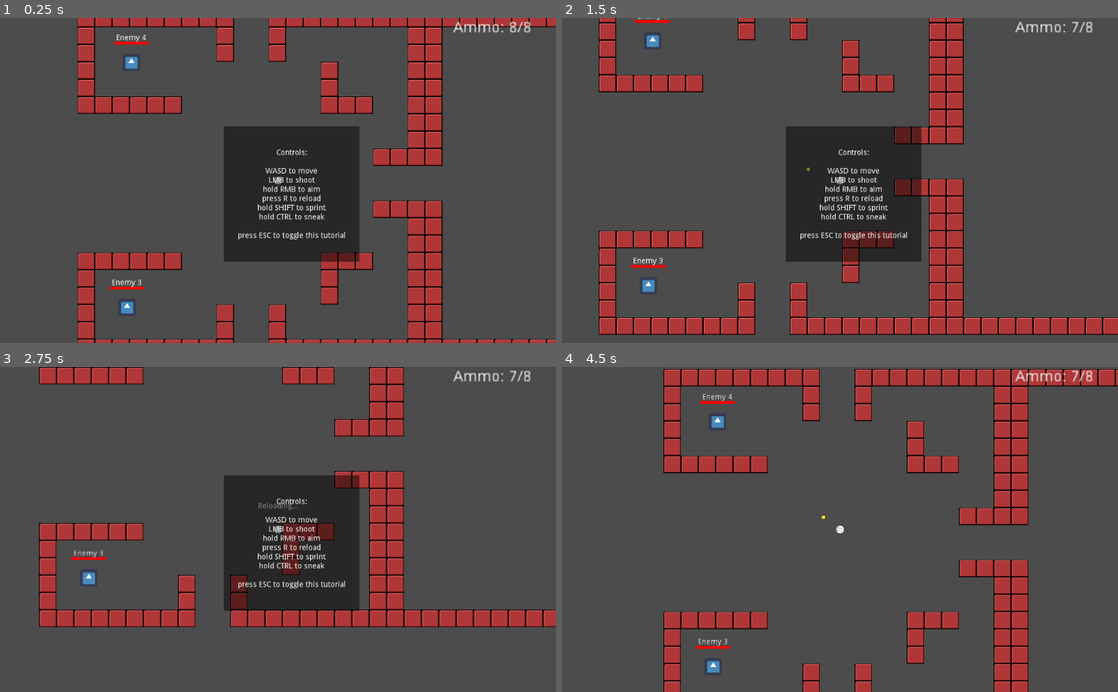
Above: before the commit, frames 1-4 (two rows, left to right).
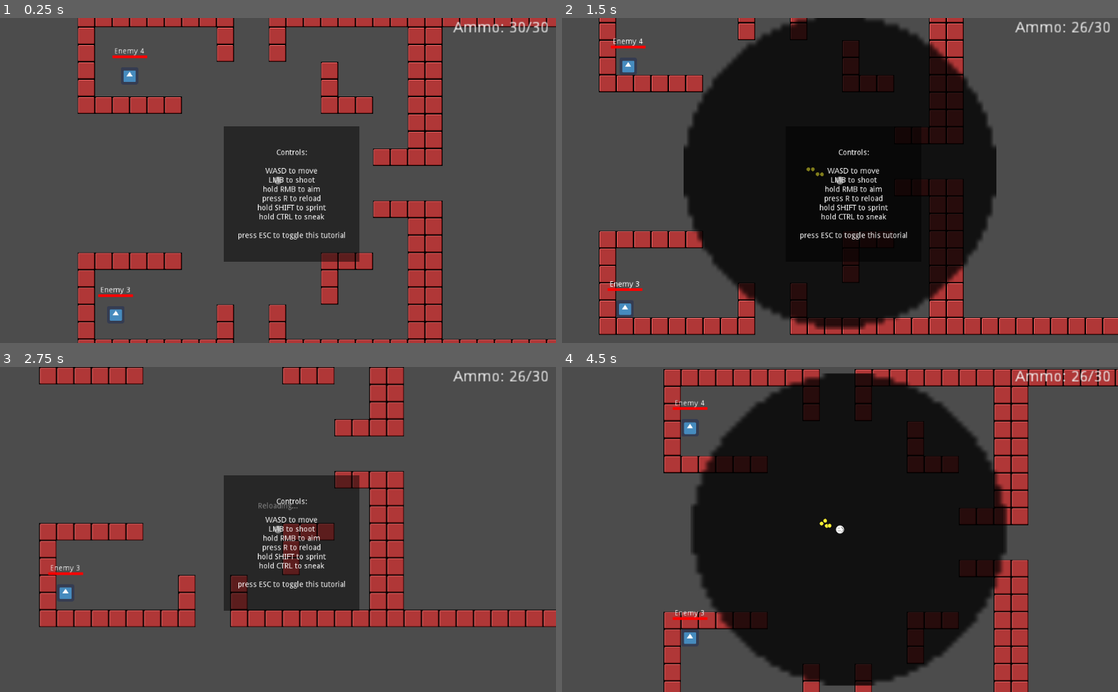
Above: after the commit, the same moments.

Repository: Rallas/4392-001TeamC
Game: Godot game, scene res://Scenes/DefaultScene.tscn
Two runs of this game, one before a commit and one after it. Both use one fixed random seed, a clock stepped at 60 frames per second and the inputs below. The engine's default icon, where the game draws it, is replaced by a stand-in: a white triangle on a blue panel in a dark square.
Inputs (mouse positions are in pixels of both pictures, inside the frame that each line leads up to):
- Up to frame 1 (0.25 s): no input
- Up to frame 2 (1.5 s): tap R (reload) at 0.5, 1.25 s; move the mouse to (962, 164) at 0.52 s; hold D (move_right) 0.53-1.28 s; hold Right mouse button (aim) 0.53-1.28 s; move the mouse to (728, 196) at 1.27 s; hold S (move_down) from 1.28 s (still down); click (728, 196) at 1.35 s
- Up to frame 3 (2.75 s): tap R (reload) at 2 s; move the mouse to (333, 458) at 2.02 s; release S (move_down) at 2.03 s; hold D (move_right) from 2.03 s (still down); hold Ctrl (sneak) from 2.03 s (still down)
- Up to frame 4 (4.5 s): tap R (reload) at 2.75 s; move the mouse to (812, 594) at 2.77 s; release D (move_right) at 2.78 s; release Ctrl (sneak) at 2.78 s; hold W (move_up) 2.78-3.53 s; tap Shift (sprint) at 2.85 s; move the mouse to (1006, 578) at 3.52 s; hold Right mouse button (aim) 3.53-4.28 s; hold A (move_left) from 3.53 s (still down); move the mouse to (673, 480) at 4.27 s; click (673, 480) at 4.35 s

The runs differ from the first frame. In frame 1, 0.9% of the frame differs, in the area x 17-99%, y 1-94%; in frame 2, 42%; in frame 3, 0.5%; in frame 4, 43%, in the area x 19-99%, y 1-99%.

Commit message:
Improved enemy AI, added basics for enemy attacking player

Diff:
--- a/4392_TeamC_Prototype/Scenes/DefaultScene.tscn
+++ b/4392_TeamC_Prototype/Scenes/DefaultScene.tscn
@@ -81,13 +81,11 @@
 [node name="NoiseController" type="Node2D" parent="."]
 script = ExtResource( 8 )
 
-[node name="Player" parent="." instance=ExtResource( 1 )]
+[node name="Player" parent="." groups=["Player"] instance=ExtResource( 1 )]
 scale = Vector2( 0.5, 0.5 )
 
 [node name="DefaultWeapon" parent="Player" instance=ExtResource( 4 )]
 scale = Vector2( 2, 2 )
-fireRate = 30
-fullAuto = false
-magSize = 8
+fireRate = 10
 
 [connection signal="updateAmmo" from="Player/DefaultWeapon" to="UI Container/AmmoLabel" method="_on_DefaultWeapon_updateAmmo"]
--- a/4392_TeamC_Prototype/Scenes/Enemy.tscn
+++ b/4392_TeamC_Prototype/Scenes/Enemy.tscn
@@ -12,6 +12,8 @@
 
 [sub_resource type="StyleBoxFlat" id=3]
 bg_color = Color( 0.372549, 0.372549, 0.372549, 1 )
+
+[sub_resource type="CircleShape2D" id=4]
 
 [node name="Enemy" type="KinematicBody2D" groups=["Enemy", "NoiseListener"]]
 collision_layer = 2
@@ -50,4 +52,13 @@
 percent_visible = false
 script = ExtResource( 3 )
 
+[node name="AttackHitbox" type="Area2D" parent="."]
+collision_layer = 2
+
+[node name="CollisionShape2D" type="CollisionShape2D" parent="AttackHitbox"]
+scale = Vector2( 2.5, 2.5 )
+shape = SubResource( 4 )
+
 [connection signal="healthChanged" from="." to="ProgressBar" method="_on_Enemy_healthChanged"]
+[connection signal="body_entered" from="AttackHitbox" to="." method="_on_AttackHitbox_body_entered"]
+[connection signal="body_exited" from="AttackHitbox" to="." method="_on_AttackHitbox_body_exited"]
--- a/4392_TeamC_Prototype/Scenes/Player.tscn
+++ b/4392_TeamC_Prototype/Scenes/Player.tscn
@@ -2,11 +2,32 @@
 
 [ext_resource path="res://Sprites/Player.png" type="Texture" id=1]
 [ext_resource path="res://Scripts/Player.gd" type="Script" id=2]
-[ext_resource path="res://Scripts/PlayerFacing.gd" type="Script" id=3]
 [ext_resource path="res://Scripts/CameraController.gd" type="Script" id=4]
 
 [sub_resource type="CircleShape2D" id=1]
 radius = 17.0
+
+[sub_resource type="GDScript" id=2]
+script/source = "extends CollisionShape2D
+
+
+# Declare member variables here. Examples:
+# var a = 2
+# var b = \"text\"
+
+
+# Called when the node enters the scene tree for the first time.
+func _ready():
+	pass # Replace with function body.
+
+
+# Called every frame. 'delta' is the elapsed time since the previous frame.
+#func _process(delta):
+#	pass
+
+func HitByEnemy():
+	print(\"OUCH!!!\")
+"
 
 [node name="Player" type="KinematicBody2D"]
 collision/safe_margin = 0.001
@@ -14,10 +35,10 @@
 
 [node name="CollisionShape2D" type="CollisionShape2D" parent="."]
 shape = SubResource( 1 )
+script = SubResource( 2 )
 
 [node name="Sprite" type="Sprite" parent="."]
 texture = ExtResource( 1 )
-script = ExtResource( 3 )
 
 [node name="Camera2D" type="Camera2D" parent="."]
 current = true
--- a/4392_TeamC_Prototype/Scripts/Enemy.gd
+++ b/4392_TeamC_Prototype/Scripts/Enemy.gd
@@ -13,11 +13,17 @@
 
 var moveSpeed = 100
 
+var followingNoise = false
+var lastRandomTargetTime = 0
+var timeBetweenRandomTargets = 1000
+var rng = RandomNumberGenerator.new()
+
 # Called when the node enters the scene tree for the first time.
 func _ready():
 	health = maxHealth
 	emit_signal("healthChanged", health, maxHealth)
 	moveTarget = global_position
+	rng.randomize()
 
 
 func HitByProjectile():
@@ -28,13 +34,45 @@
 
 func _physics_process(_delta):
 	var velocity = Vector2.ZERO
+
+	if not followingNoise and OS.get_ticks_msec() - lastRandomTargetTime > timeBetweenRandomTargets:
+		lastRandomTargetTime = OS.get_ticks_msec() + rng.randi_range(0, timeBetweenRandomTargets)
+		moveTarget = global_position + Vector2(rng.randi_range(-250, 250), rng.randi_range(-250, 250))
+
 	if global_position.distance_to(moveTarget) > 10:
 		velocity = (moveTarget - global_position).normalized()
+
+		if followingNoise:
+			velocity *= 3.5
+
 		move_and_slide(velocity*moveSpeed)
+	else:
+		followingNoise = false
+
+
 # Note: Any node in the "NoiseListener" group needs to have this function defined with these parameters
 func ReactToNoise(noisePosition, noiseIntensity):
 	var distanceToNoise = global_position.distance_to(noisePosition)
 
 	if distanceToNoise < noiseIntensity:
 		print("(t=%d) | %s | I HEARD THAT!" % [OS.get_ticks_msec(), name])
+		followingNoise = true
 		moveTarget = noisePosition
+
+
+
+var playerBeingHit = null
+func _process(delta):
+	if playerBeingHit != null:
+		playerBeingHit.HitByEnemy()
+
+
+
+func _on_AttackHitbox_body_entered(body):
+	if body.is_in_group("Player"):
+		playerBeingHit = body
+
+
+func _on_AttackHitbox_body_exited(body):
+	if body.is_in_group("Player"):
+		playerBeingHit = null
--- a/4392_TeamC_Prototype/Scripts/Player.gd
+++ b/4392_TeamC_Prototype/Scripts/Player.gd
@@ -4,7 +4,7 @@
 # It is attached to the root node of the player
 
 # TODO: Add code logic to make the player move slower while 'backpedaling'
-
+# TODO: Setup player health, enemy damage, etc...
 
 onready var NC = get_node("/root/RootNode/NoiseController")
 
@@ -43,3 +43,12 @@
 		NC.CreateNoise(global_position, baseFootstepIntensity*moveSpeed*speedModifier)
 
 	move_and_slide(velocity*moveSpeed*speedModifier)
+
+
+var lastHitTime = 0
+var timeBetweenHits = 500
+
+func HitByEnemy():
+	if OS.get_ticks_msec() - lastHitTime > timeBetweenHits:
+		lastHitTime = OS.get_ticks_msec()
+		print("(t=%d) | OUCH!!!" % OS.get_ticks_msec())
Not shown: 1 places in 4392_TeamC_Prototype/Scenes/Enemy.tscn that only renumber resources
